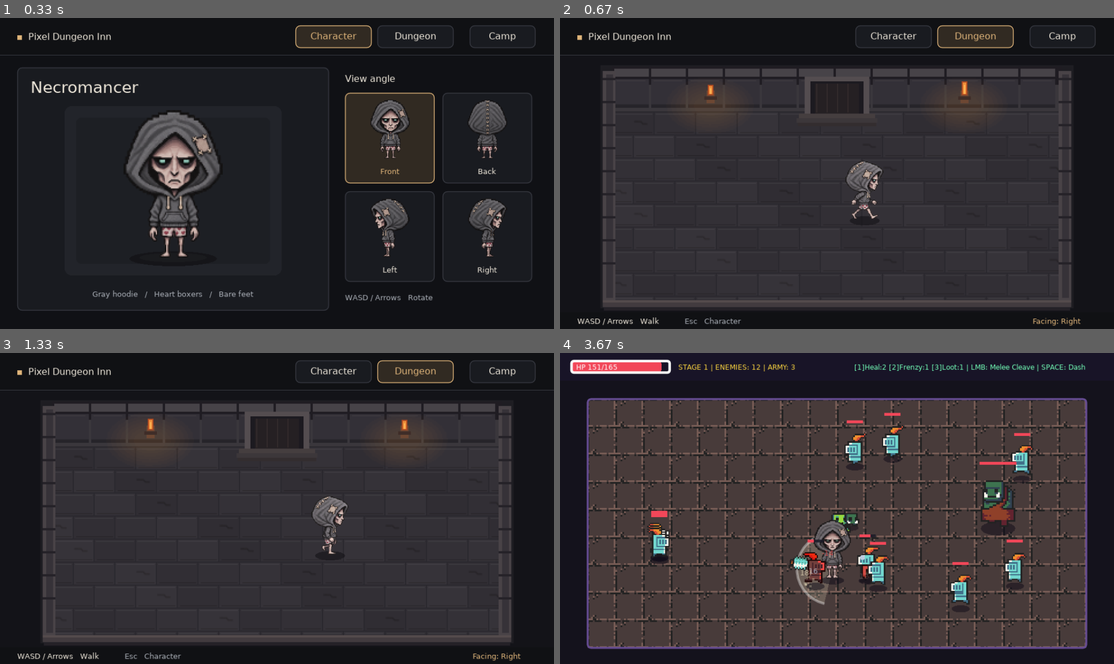
Above: before the commit, frames 1-4 (two rows, left to right).
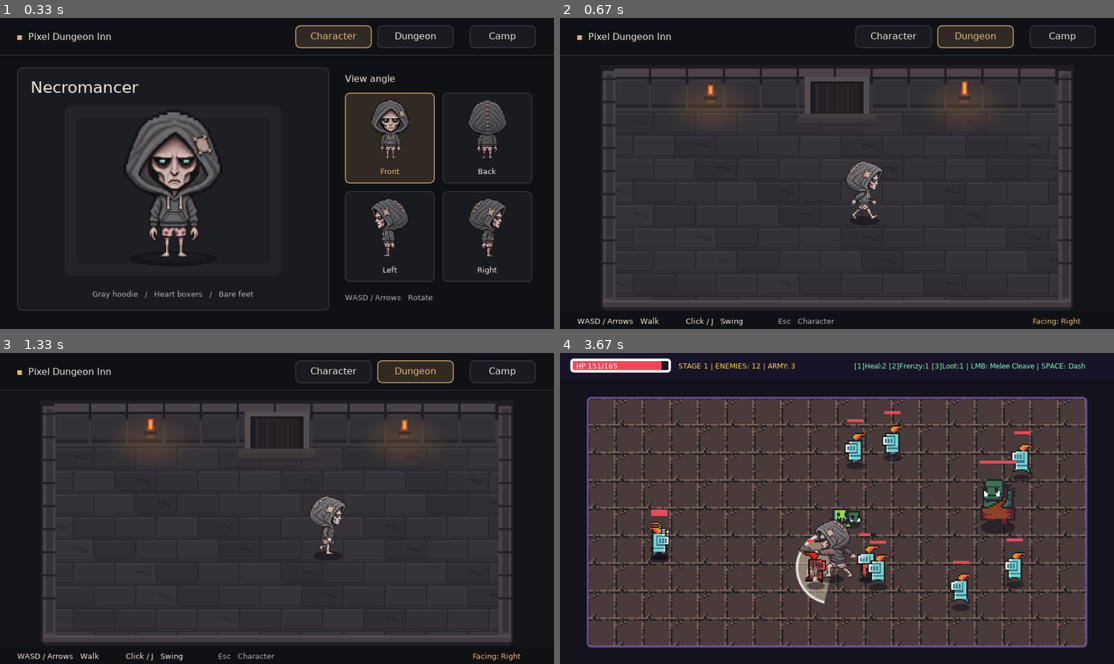
Above: after the commit, the same moments.

Repository: ohbahn85-cyber/pixel-dungeon-inn
Game: LÖVE game, started from game/main.lua
Same seed, same stepped clock (60 frames per second), same inputs: the game is played once before the commit and once after it.
Inputs (mouse positions are in pixels of both pictures, inside the frame that each line leads up to):
- Up to frame 1 (0.33 s): no input
- Up to frame 2 (0.67 s): hold Enter from 0.33 s (still down); hold Right from 0.33 s (still down)
- Up to frame 3 (1.33 s): release Enter at 0.8 s; release Right at 0.8 s; press the mouse at (105, 583) at 0.87 s; move the mouse to (232, 489) at 0.97 s; release the mouse at (360, 399) at 1.1 s; hold J from 1.17 s (still down); hold Right from 1.17 s (still down)
- Up to frame 4 (3.67 s): release J at 1.63 s; release Right at 1.63 s; tap S at 1.67 s; click "Camp" at 2.05 s; click "RAID DUNGEON STAGE 1" at 2.38 s; tap Space at 2.67 s; hold S 3-3.47 s; hold Right 3-3.47 s; move the mouse to (831, 552) at 3.03 s; press the mouse at (665, 583) at 3.53 s; move the mouse to (704, 601) at 3.63 s

Frame 1 is identical in both runs. In frame 2, 0.2% of the frame differs, in the area x 22-50%, y 96-100%; in frame 3, 0.6%; in frame 4, 14%, in the area x 1-96%, y 1-96%.

Commit message:
Animate the starter club attack in four directions

Diff:
--- a/game/character_preview.lua
+++ b/game/character_preview.lua
@@ -21,6 +21,7 @@
     { id = "left", label = "Left", x = 598, y = 301 },
     { id = "right", label = "Right", x = 767, y = 301 },
 }
+local directionAngles = { down = math.pi / 2, up = -math.pi / 2, left = math.pi, right = 0 }
 local directionLabels = { down = "Down", up = "Up", left = "Left", right = "Right" }
 
 local color = {
@@ -144,12 +145,19 @@
 
 local function changeScreen(nextScreen)
     screen = nextScreen
-    walker.frame, walker.distance = 0, 0
+    walker.frame, walker.distance, walker.attackElapsed = 0, 0, nil
     preferredDirection = walker.direction
 end
 
 function Preview.open()
     changeScreen("character")
+end
+
+local function startAttack(direction)
+    if walker.attackElapsed then return end
+    walker.attackElapsed = 0
+    walker.direction, preferredDirection = direction, direction
+    walker.frame, walker.distance = 0, 0
 end
 
 function Preview.keypressed(key)
@@ -159,6 +167,9 @@
         if key == "return" then changeScreen("dungeon") end
     elseif key == "escape" then
         changeScreen("character")
+    elseif key == "j" then
+        local dx, dy = Starter.movementInput()
+        startAttack(Starter.facing(dx, dy, preferredDirection))
     elseif direction then
         preferredDirection = direction
     end
@@ -176,11 +187,20 @@
         for _, view in ipairs(views) do
             if inside(x, y, view.x, view.y, 155, 157) then portraitDirection = view.id end
         end
+    elseif inside(x, y, 0, 65, width, 446) then
+        startAttack(Starter.attackFacing(x / 2 - walker.x, y / 2 - (walker.y - 18), walker.direction))
     end
 end
 
 function Preview.update(dt)
     if screen ~= "dungeon" then return end
+
+    if walker.attackElapsed then
+        walker.attackElapsed = walker.attackElapsed + dt
+        if walker.attackElapsed < Starter.attackDuration then return end
+        dt = walker.attackElapsed - Starter.attackDuration
+        walker.attackElapsed = nil
+    end
 
     local dx, dy = Starter.movementInput()
     walker.direction = Starter.facing(dx, dy, preferredDirection)
@@ -239,6 +259,23 @@
     text("WASD / Arrows   Rotate", smallFont, color.muted, 598, 477)
 end
 
+local function drawAttackTrail(x, y, direction, elapsed)
+    local progress = (elapsed - Starter.attackWindup) / 0.115
+    if progress < 0 or progress >= 1 then return end
+    local angle = directionAngles[direction]
+    local tip = angle - 0.15 + progress * 1.05
+    lg.push()
+    lg.translate(x, y - 18)
+    lg.scale(1, 0.72)
+    lg.setLineWidth(3)
+    lg.setColor(0.87, 0.78, 0.65, (1 - progress) * 0.66)
+    lg.arc("line", "open", 0, 0, 31, angle - 0.85, tip, 16)
+    lg.setLineWidth(1)
+    lg.setColor(1, 0.93, 0.79, (1 - progress) * 0.83)
+    lg.arc("line", "open", 0, 0, 32, angle - 0.75, tip, 16)
+    lg.pop()
+end
+
 local function drawDungeon(time)
     lg.setColor(1, 1, 1, 1)
     lg.draw(room, 0, 0, 0, 2, 2)
@@ -254,13 +291,20 @@
     local x, y = math.floor(walker.x + 0.5), math.floor(walker.y + 0.5)
     lg.setColor(0.074, 0.065, 0.083, 0.60)
     lg.ellipse("fill", x, y + 1, 13, 4)
-    lg.setColor(1, 1, 1, 1)
-    Starter.drawWalk(walker.direction, walker.frame, x, y, 1)
+    if walker.attackElapsed then
+        drawAttackTrail(x, y, walker.direction, walker.attackElapsed)
+        lg.setColor(1, 1, 1, 1)
+        Starter.drawAttack(walker.direction, walker.attackElapsed, x, y, 1)
+    else
+        lg.setColor(1, 1, 1, 1)
+        Starter.drawWalk(walker.direction, walker.frame, x, y, 1)
+    end
     lg.pop()
 
     filled(color.background, 0, 511, width, 29)
     text("WASD / Arrows   Walk", smallFont, color.text, 30, 518)
-    text("Esc   Character", smallFont, color.muted, 216, 518)
+    text("Click / J   Swing", smallFont, color.text, 218, 518)
+    text("Esc   Character", smallFont, color.muted, 378, 518)
     text("Facing: " .. directionLabels[walker.direction], smallFont, color.accent, 819, 518)
 end
 
--- a/game/main.lua
+++ b/game/main.lua
@@ -53,6 +53,7 @@
     swingTimer = 0,
     swingDuration = 0.20,
     swingAngle = 0,
+    swingPending = false,
     swingCooldown = 0,
     dashTimer = 0,
     dashCooldown = 0,
@@ -494,7 +495,7 @@
     necro.x, necro.y = 480, 290
     necro.direction, necro.walkFrame, necro.walkDistance = "down", 0, 0
     necro.moving = false
-    necro.swingTimer = 0; necro.swingCooldown = 0
+    necro.swingTimer, necro.swingCooldown, necro.swingPending = 0, 0, false
     necro.dashTimer = 0; necro.invulnTimer = 0.6
     necro.frenzyTimer = 0; necro.soulBoostTimer = 0
     necro.afterimages = {}
@@ -571,14 +572,12 @@
     })
 end
 
-local function performNecroMeleeSwing()
+local function usesStarterSwing()
+    return necro.stage == 1 and necro.weaponIdx == 1
+end
+
+local function applyNecroMeleeSwing()
     local _, atk, wp = getNecroCombatStats()
-    local mx, my = love.mouse.getPosition()
-    necro.swingAngle = math.atan2(my - (necro.y - 20), mx - necro.x)
-    necro.facing = (mx >= necro.x) and 1 or -1
-    necro.swingTimer = necro.swingDuration
-    necro.swingCooldown = wp.cd
-
     local hitCount = 0
     for _, e in ipairs(enemies) do
         local dx = e.x - necro.x
@@ -602,6 +601,23 @@
     if hitCount > 0 then addShake(0.10, math.min(7, 2 + hitCount)) end
 end
 
+local function startNecroMeleeSwing()
+    local mx, my = love.mouse.getPosition()
+    local dx, dy = mx - necro.x, my - (necro.y - 20)
+    necro.swingAngle = math.atan2(dy, dx)
+    necro.facing = (dx >= 0) and 1 or -1
+    necro.swingCooldown = WEAPONS[necro.weaponIdx].cd
+    local starterSwing = usesStarterSwing()
+    necro.swingDuration = starterSwing and Starter.attackDuration or 0.20
+    necro.swingTimer = necro.swingDuration
+    if starterSwing then
+        necro.direction = Starter.attackFacing(dx, dy, necro.direction)
+        necro.swingPending = true
+    else
+        applyNecroMeleeSwing()
+    end
+end
+
 local function useBattlePotion(slot)
     if mode ~= "battle" then return end
     if slot == 1 and potions.heal > 0 then
@@ -644,7 +660,7 @@
         necro.x = necro.x + necro.dashDx * 540 * dt
         necro.y = necro.y + necro.dashDy * 540 * dt
         table.insert(necro.afterimages, { x = necro.x, y = necro.y, direction = necro.direction, life = 0.20 })
-    else
+    elseif not usesStarterSwing() or necro.swingTimer <= 0 then
         necro.direction = Starter.facing(dx, dy, necro.direction)
         necro.x = necro.x + dx * 190 * dt
         necro.y = necro.y + dy * 190 * dt
@@ -666,8 +682,12 @@
         if necro.afterimages[i].life <= 0 then table.remove(necro.afterimages, i) end
     end
 
-    if love.mouse.isDown(1) and necro.swingCooldown <= 0 then
-        performNecroMeleeSwing()
+    if necro.swingPending and necro.swingDuration - necro.swingTimer >= Starter.attackWindup then
+        necro.swingPending = false
+        applyNecroMeleeSwing()
+    end
+    if love.mouse.isDown(1) and necro.swingCooldown <= 0 and (not dashing or not usesStarterSwing()) then
+        startNecroMeleeSwing()
     end
 
     local spdMult = (necro.frenzyTimer > 0) and 1.65 or 1.0
@@ -892,6 +912,9 @@
                     local ang = math.atan2(my - necro.y, mx - necro.x)
                     dx, dy = math.cos(ang), math.sin(ang)
                 end
+                if usesStarterSwing() then
+                    necro.swingTimer, necro.swingPending = 0, false
+                end
                 necro.dashDx, necro.dashDy = dx, dy
                 necro.dashTimer = 0.14
                 necro.dashCooldown = 0.60
@@ -1196,9 +1219,11 @@
     end
 
     -- 네크로맨서 근접 베기(Melee Cleave Arc)
-    if necro.swingTimer > 0 then
+    local swingWindup = usesStarterSwing() and Starter.attackWindup or 0
+    local swingElapsed = necro.swingDuration - necro.swingTimer
+    if necro.swingTimer > 0 and swingElapsed >= swingWindup then
         local _, _, wp = getNecroCombatStats()
-        local ratio = necro.swingTimer / necro.swingDuration
+        local ratio = necro.swingTimer / (necro.swingDuration - swingWindup)
         love.graphics.setColor(wp.col[1], wp.col[2], wp.col[3], ratio * 0.55)
         love.graphics.arc("fill", necro.x, necro.y - 18, wp.arcRadius, necro.swingAngle - 1.25, necro.swingAngle + 1.25)
         love.graphics.setColor(1, 1, 1, ratio * 0.9)
@@ -1229,14 +1254,18 @@
             love.graphics.ellipse("fill", necro.x, necro.y + 2, 20, 7)
             love.graphics.setColor(1, 1, 1, 1)
             local x, y = math.floor(necro.x), math.floor(necro.y)
-            if necro.stage == 1 then
-                Starter.drawWalk(necro.direction, necro.walkFrame, x, y, 2)
+            if usesStarterSwing() and necro.swingTimer > 0 then
+                Starter.drawAttack(necro.direction, swingElapsed, x, y, 2)
             else
-                local nf = getAnimFrame(0)
-                local nQuad = necro.moving and stAnim.run[nf] or stAnim.idle[nf]
-                love.graphics.draw(atlasImg, nQuad, x, y, 0, 3 * necro.facing, 3, stAnim.w / 2, stAnim.h)
-            end
-            draw0x72MeleeWeapon(necro.x, necro.y, 3.0, necro.swingTimer / necro.swingDuration)
+                if necro.stage == 1 then
+                    Starter.drawWalk(necro.direction, necro.walkFrame, x, y, 2)
+                else
+                    local nf = getAnimFrame(0)
+                    local nQuad = necro.moving and stAnim.run[nf] or stAnim.idle[nf]
+                    love.graphics.draw(atlasImg, nQuad, x, y, 0, 3 * necro.facing, 3, stAnim.w / 2, stAnim.h)
+                end
+                draw0x72MeleeWeapon(necro.x, necro.y, 3.0, necro.swingTimer / necro.swingDuration)
+            end
         elseif item.kind == "summon" then
             local s = item.ref
             local anim = quads.anims[s.meta.animKey]
--- a/game/starter_character.lua
+++ b/game/starter_character.lua
@@ -1,4 +1,4 @@
-local Starter = {}
+local Starter = { attackDuration = 0.32, attackWindup = 0.085 }
 
 local directions = { "down", "left", "right", "up" }
 local directionKeys = {
@@ -11,17 +11,25 @@
 local originX, originY = 60, 134
 local artScale = 0.4
 local walkFrames, distancePerFrame = 4, 10
-local image
-local portraits, walking = {}, {}
+local attackWidth, attackFrames = 176, 4
+local image, attackImage
+local portraits, walking, attacking = {}, {}, {}
 
 function Starter.load()
     image = love.graphics.newImage("assets/starter_character.png")
     local imageWidth, imageHeight = image:getDimensions()
+    attackImage = love.graphics.newImage("assets/starter_attack.png")
+    local attackImageWidth, attackImageHeight = attackImage:getDimensions()
     for i, direction in ipairs(directions) do
         portraits[direction] = love.graphics.newQuad((i - 1) * width, 0, width, height, imageWidth, imageHeight)
         walking[direction] = {}
         for frame = 0, walkFrames do
             walking[direction][frame] = love.graphics.newQuad(frame * width, i * height, width, height, imageWidth, imageHeight)
+        end
+        attacking[direction] = {}
+        for frame = 1, attackFrames do
+            attacking[direction][frame] = love.graphics.newQuad((frame - 1) * attackWidth, (i - 1) * height,
+                attackWidth, height, attackImageWidth, attackImageHeight)
         end
     end
 end
@@ -48,6 +56,14 @@
     return horizontal or vertical or preferred
 end
 
+function Starter.attackFacing(x, y, fallback)
+    if x == 0 and y == 0 then return fallback end
+    if math.abs(x) >= math.abs(y) then
+        return x < 0 and "left" or "right"
+    end
+    return y < 0 and "up" or "down"
+end
+
 function Starter.walkFrame(distance)
     return math.floor(distance / distancePerFrame) % walkFrames + 1
 end
@@ -62,4 +78,18 @@
     love.graphics.draw(image, walking[direction][frame], x, y, 0, scale, scale, originX, originY)
 end
 
+function Starter.drawAttack(direction, elapsed, x, y, scale)
+    local frame = 4
+    if elapsed < Starter.attackWindup then
+        frame = 1
+    elseif elapsed < 0.145 then
+        frame = 2
+    elseif elapsed < 0.235 then
+        frame = 3
+    end
+    scale = scale * artScale
+    love.graphics.draw(attackImage, attacking[direction][frame], x, y, 0,
+        scale, scale, attackWidth / 2, originY)
+end
+
 return Starter
Binary file added: game/assets/starter_attack.png
